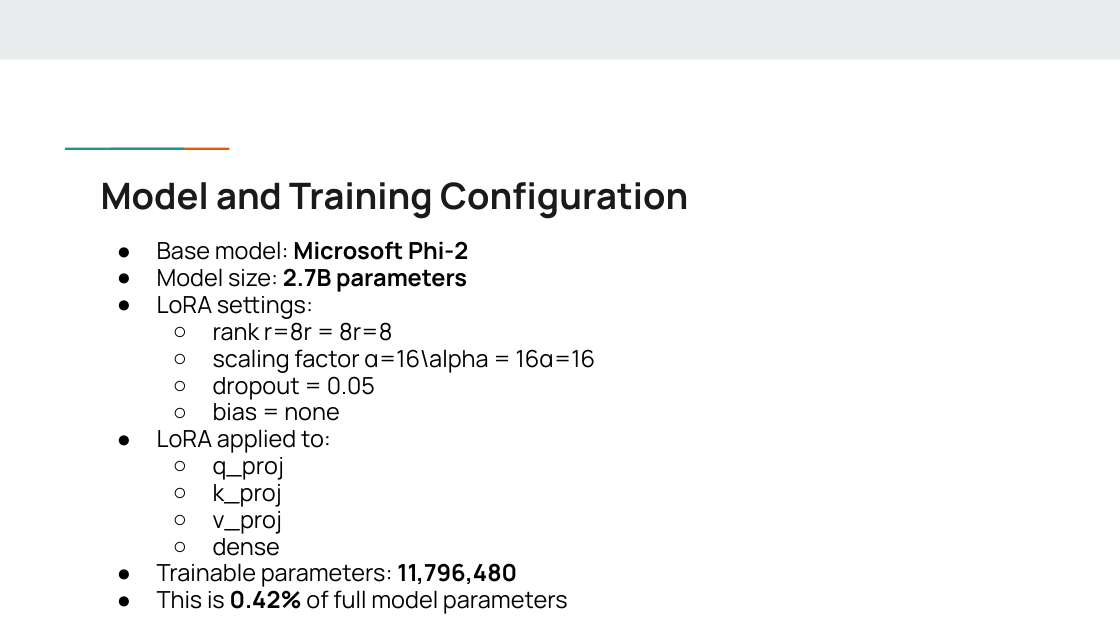
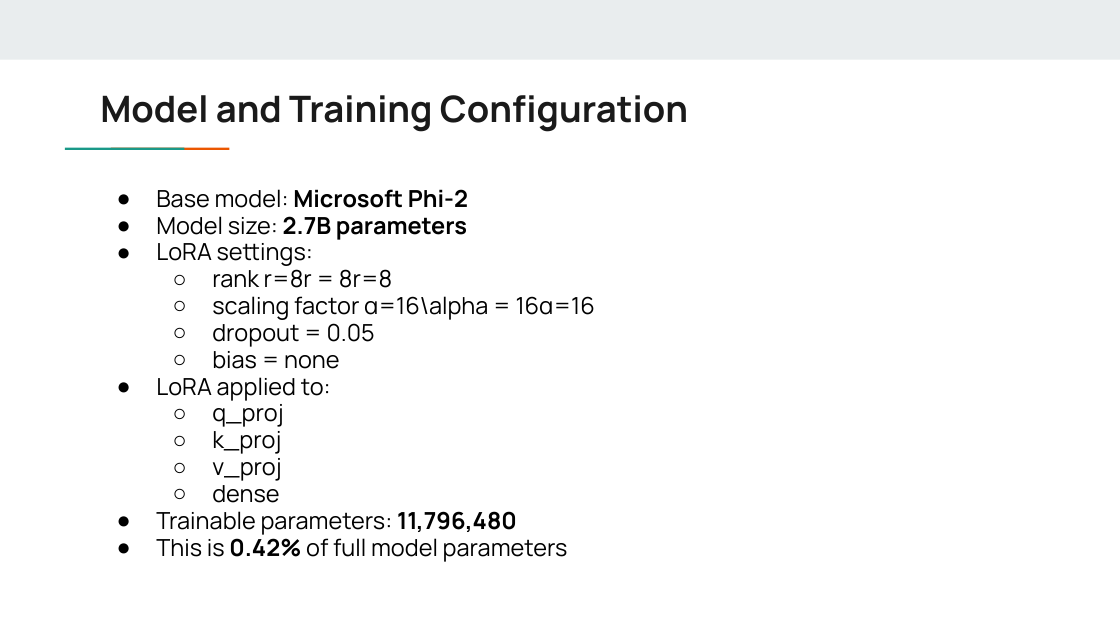
Before and after one commit to krish-patel1003/TDC-project, a slide deck: slide 7 of Team_16_PaperRex_Presentation.pptx. Drawn at 1120x630 pixels with LibreOffice and Linux fonts; fonts in the diff are those of the drawing. Boxes give left, top, right and bottom in pixels: in the first picture for what was removed or moved away, otherwise in the second. Text is boxed around its words. In the diff, an @@ line names an element or a change of style, - is before the commit and + after.

```diff
--- a/Team_16_PaperRex_Presentation.pptx
+++ b/Team_16_PaperRex_Presentation.pptx
@@ title "Model and Training Configuration": place and size @@
-title "Model and Training Configuration" at [101, 182, 688, 219]
+title "Model and Training Configuration" at [100, 95, 688, 132]
@@ text "Base model: Microsoft Phi-2": place and size @@
-text "Base model: Microsoft Phi-2" at [157, 241, 595, 614]
+text "Base model: Microsoft Phi-2" at [156, 189, 595, 562]
```
Also in this commit, not shown: 10 other slides changed, 1 other file.
